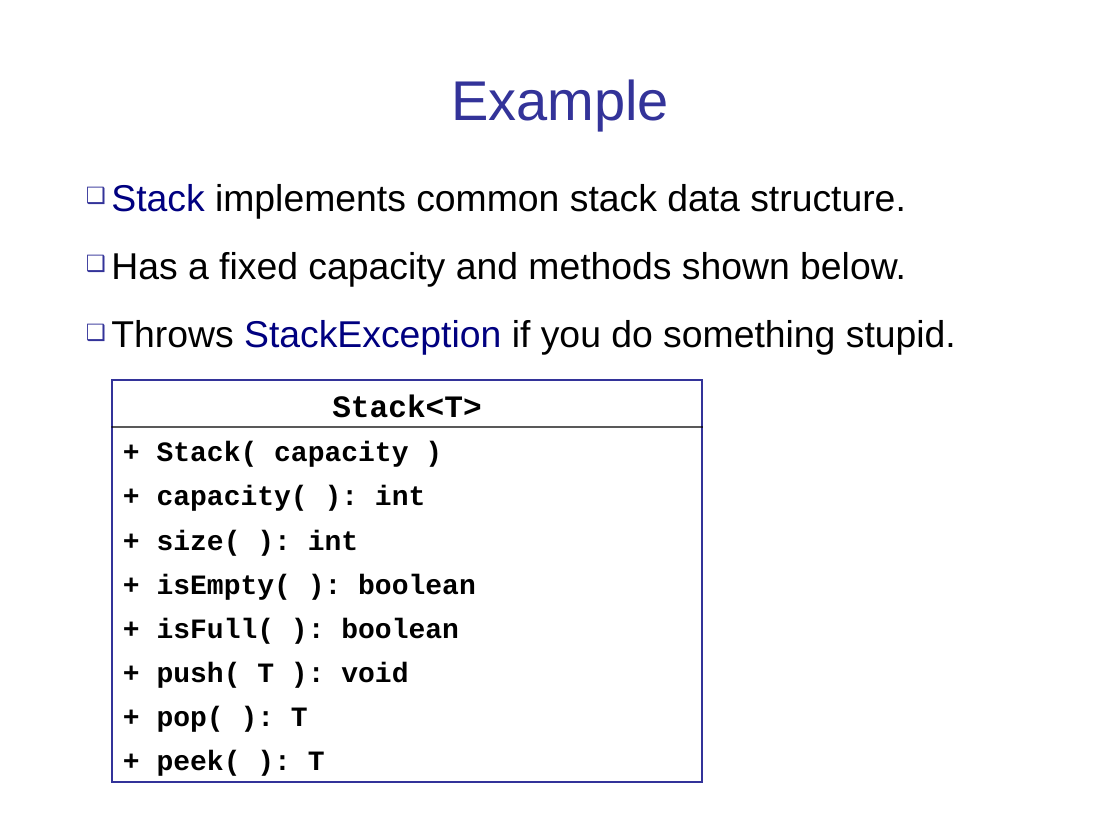
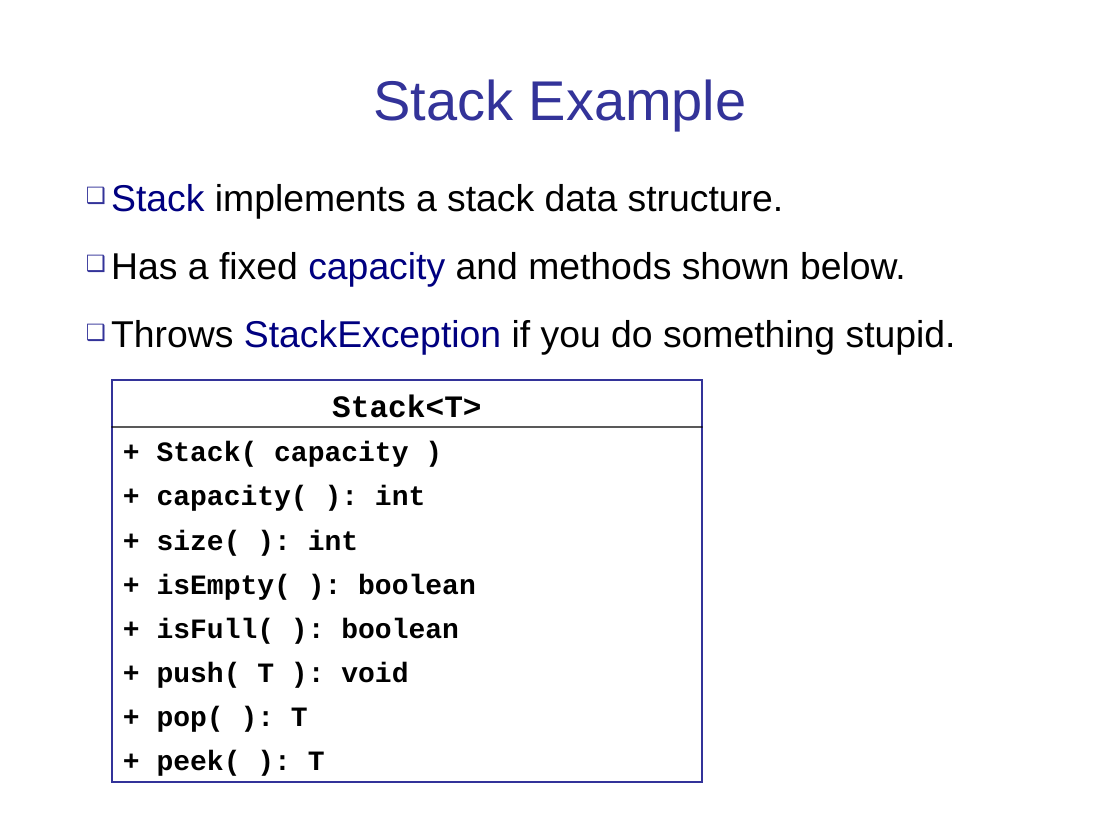
Before and after one commit to cpske/ISP, a slide deck: slide 14 of testing/Intro-to-Testing.ppt (slide 10 before the commit). Drawn at 1120x840 pixels with LibreOffice and Linux fonts; fonts in the diff are those of the drawing. Boxes give left, top, right and bottom in pixels: in the first picture for what was removed or moved away, otherwise in the second. Text is boxed around its words. In the diff, an @@ line names an element or a change of style, - is before the commit and + after.

```diff
--- a/testing/Intro-to-Testing.ppt
+++ b/testing/Intro-to-Testing.ppt
@@ title at [373, 79, 747, 130]: text changed @@
-Example
+Stack Example
@@ text at [111, 184, 784, 218]: text changed @@
-❑ Stack implements common stack data structure.
+❑ Stack implements a stack data structure.
@@ text at [111, 252, 956, 354]: text colour #000000 to #000080 in "capacity" @@
```
Also in this commit, not shown: 7 other slides changed, 5 slides added, 1 slide removed, 11 other files.
